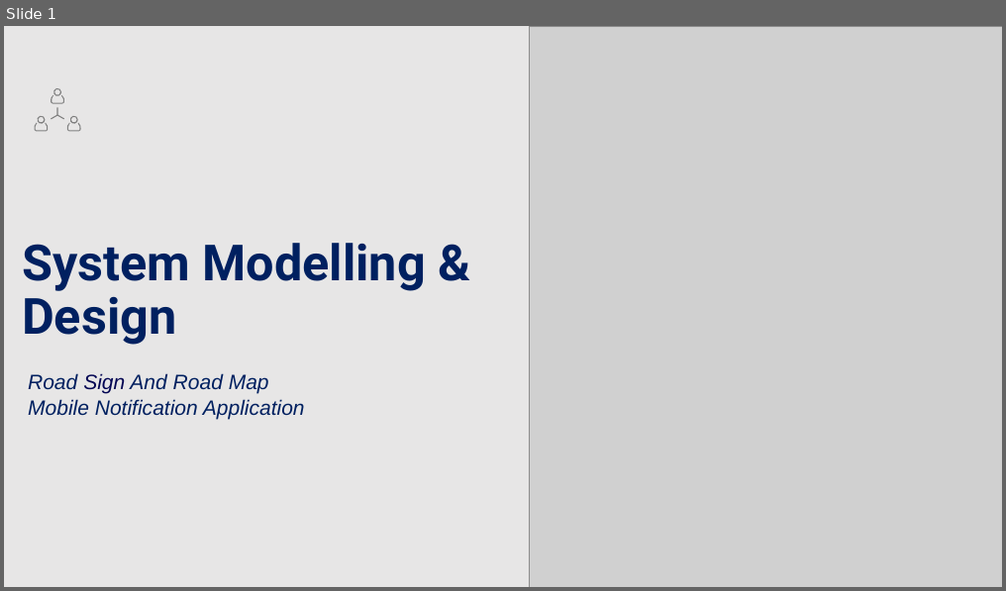
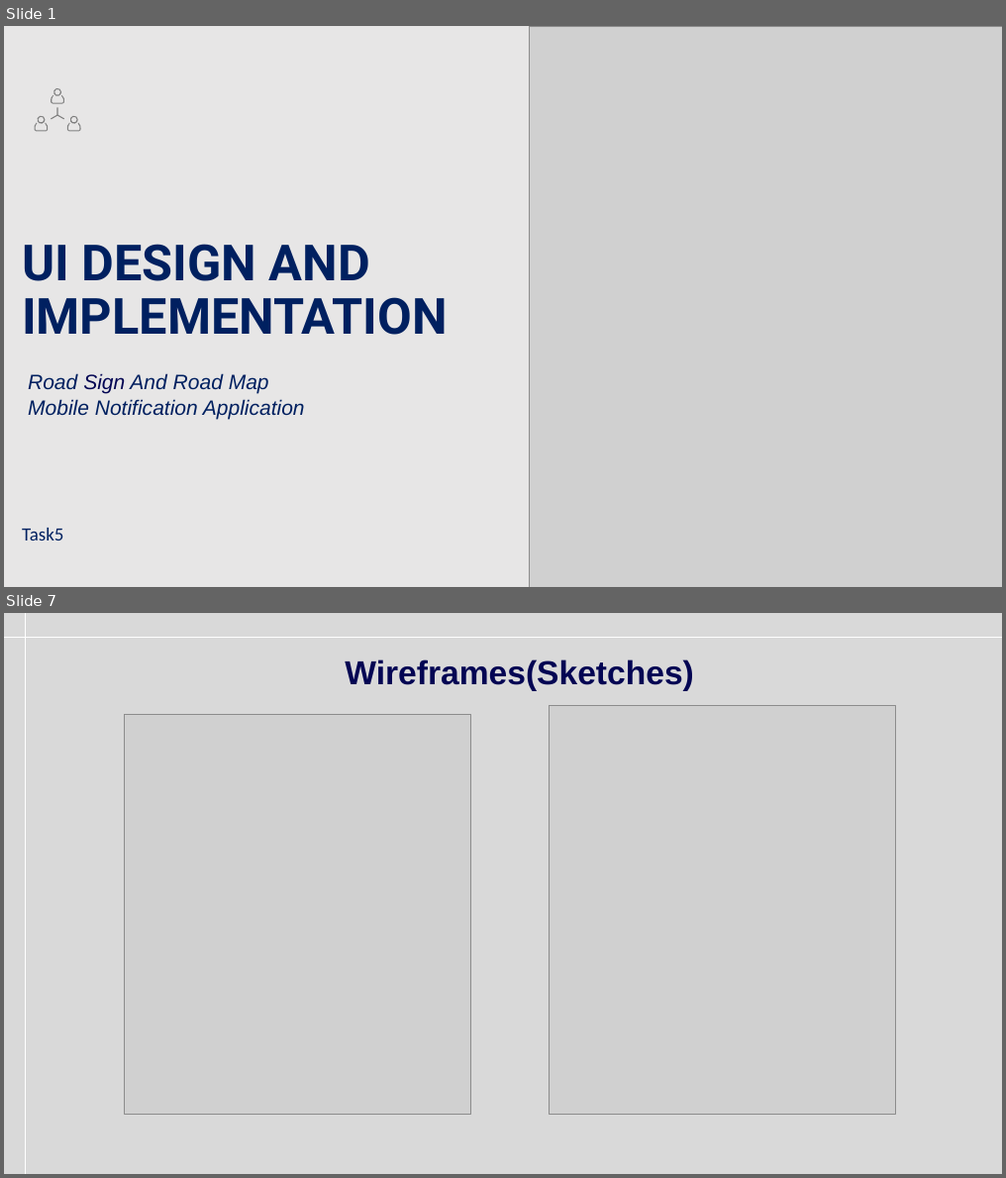
Before and after one commit to Thierry5610/CEF-440-Group-5, a slide deck: Task 4/Task 4.pptx. Shown one above the other, each under a label of ours: slide 1 before the commit, slides 1 and 7 after it; the slides between them are not shown. The pictures are 1006x591 and 1006x1178 pixels, drawn with LibreOffice and Linux fonts; fonts in the diff are those of the drawing; grey boxes stand for pictures. Boxes give left, top, right and bottom in pixels: in the first picture for what was removed or moved away, otherwise in the second. Text is boxed around its words. In the diff, an @@ line names an element or a change of style, - is before the commit and + after.

Commit message:
Updated Task 3, Task 4, and Task 5 presentations

```diff
--- a/Task 4/Task 4.pptx
+++ b/Task 4/Task 4.pptx
@@ slide 7 added at (4, 613, 1002, 1174), background #D9D9D9 @@
@@ line added from (4, 637) to (1002, 637), #FFFFFF 0.5 pt @@
@@ line added from (25, 613) to (25, 1174), #FFFFFF 0.5 pt @@
@@ title added at (345, 660, 694, 691), 32 pt, text #030553, bold @@
+Wireframes(Sketches)
@@ picture added at (125, 714, 470, 1115) @@
@@ picture added at (549, 705, 895, 1115) @@
@@ slide 1 changed as well @@
@@ title at (22, 244, 447, 335): text changed @@
-System Modelling & Design
+UI DESIGN AND IMPLEMENTATION
@@ text added at (22, 528, 63, 541), 18 pt, text #002060 @@
+Task5
```
Also in this commit, not shown: 3 other slides changed, 12 other slides added, 20 slides removed, 4 other files.
